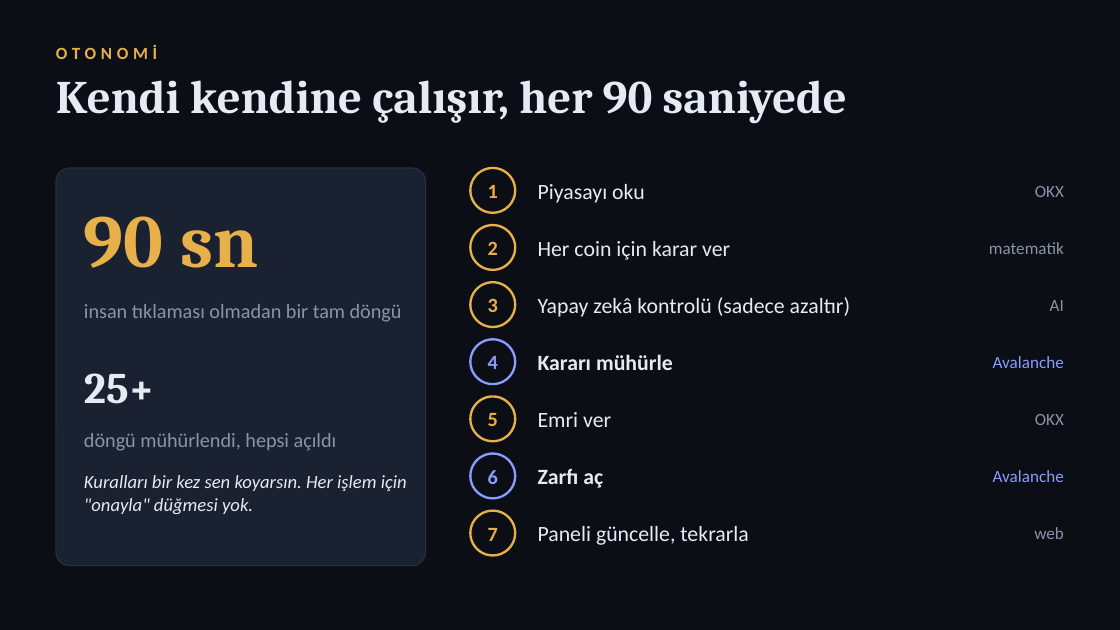
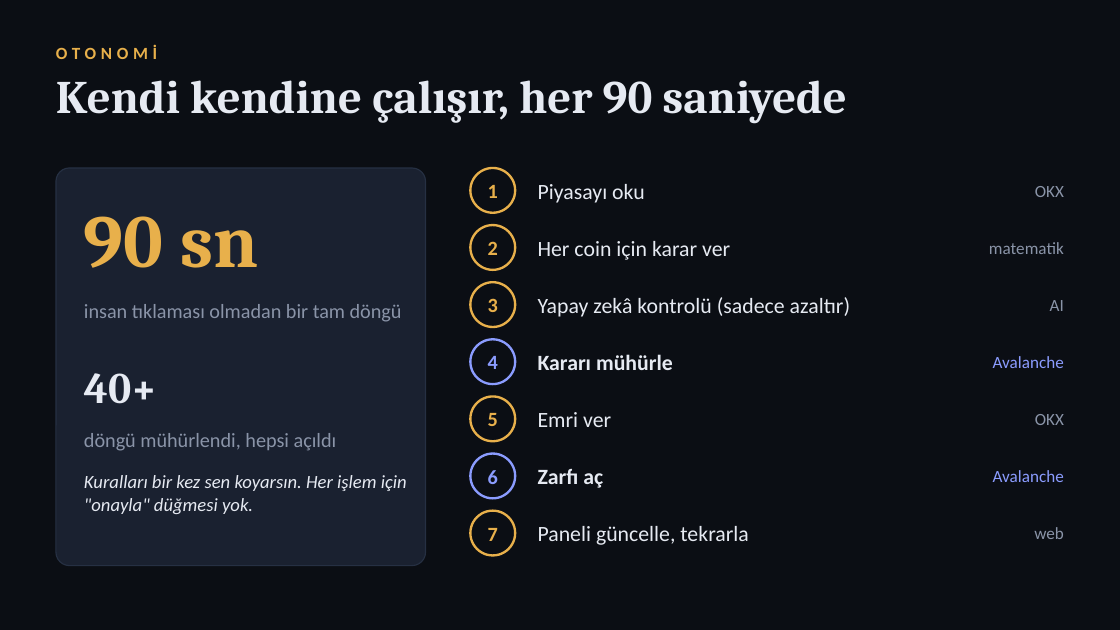
Before and after one commit to WalAngeL06/grail-agent, a slide deck: slide 6 of docs/pitch/GRAIL-pitch.pptx. Drawn at 1120x630 pixels with LibreOffice and Linux fonts; fonts in the diff are those of the drawing. Boxes give left, top, right and bottom in pixels: in the first picture for what was removed or moved away, otherwise in the second. Text is boxed around its words. In the diff, an @@ line names an element or a change of style, - is before the commit and + after.

```diff
--- a/docs/pitch/GRAIL-pitch.pptx
+++ b/docs/pitch/GRAIL-pitch.pptx
@@ text at <box>84,373,157,404</box>: text changed @@
-25+
+40+
```
Also in this commit, not shown: 1 other slide changed, 6 other files.
